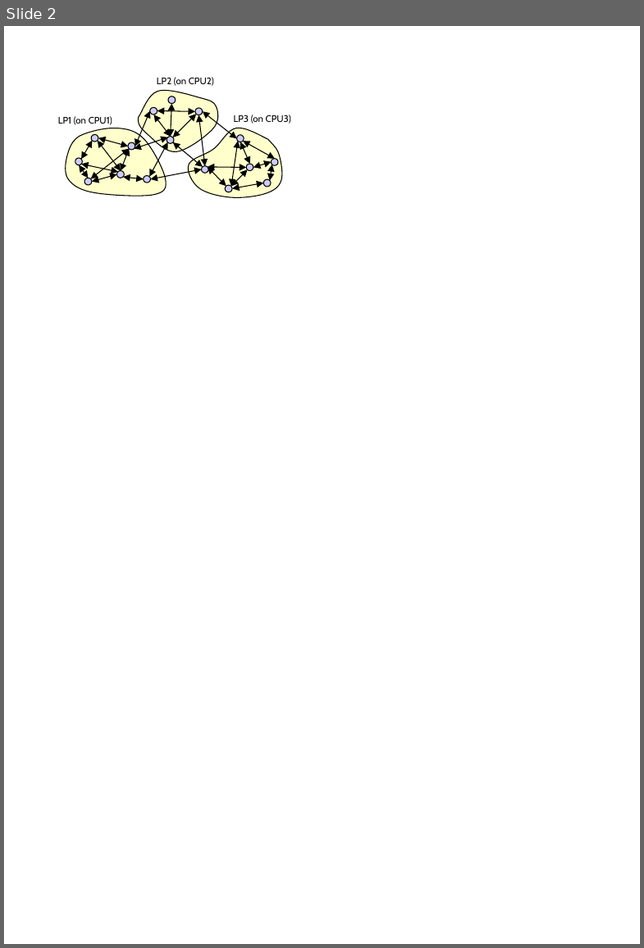
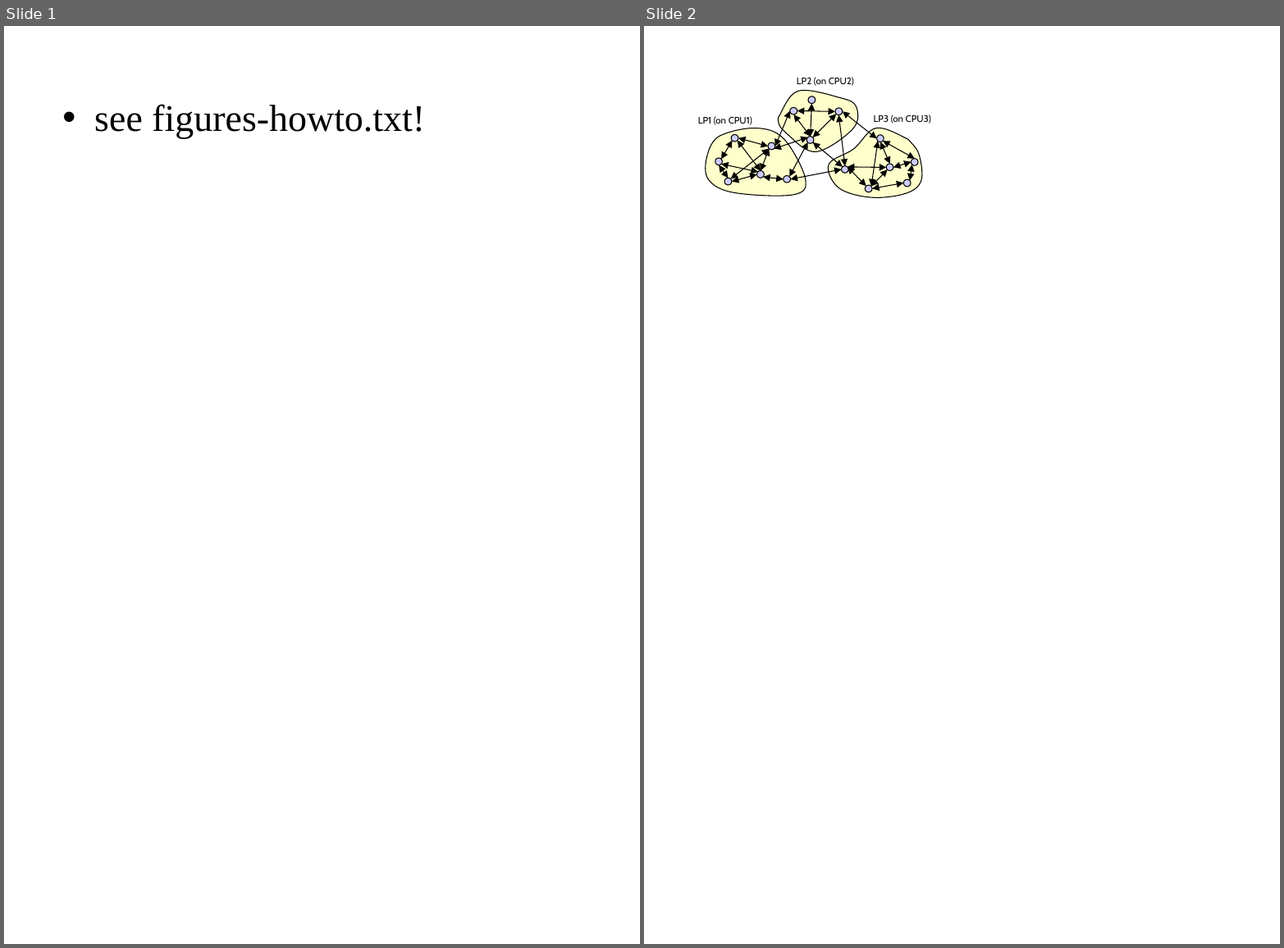
Before and after one commit to omnetpp/omnetpp, a slide deck: doc/src/manual/figures.ppt. Shown side by side, each under a label of ours: slide 2 before the commit, slides 1 and 2 after it. The pictures are 644x948 and 1284x948 pixels, drawn with LibreOffice and Linux fonts; fonts in the diff are those of the drawing. Boxes give left, top, right and bottom in pixels: in the first picture for what was removed or moved away, otherwise in the second. Text is boxed around its words. In the diff, an @@ line names an element or a change of style, - is before the commit and + after.

```diff
--- a/doc/src/manual/figures.ppt
+++ b/doc/src/manual/figures.ppt
@@ slide 1 added at bbox=[4, 26, 640, 944], background #FFFFFF @@
@@ text added at bbox=[94, 104, 425, 139], 32 pt, text #000000 @@
+• see figures-howto.txt!
```
Also in this commit, not shown: 1 slide removed, 2 other files.
